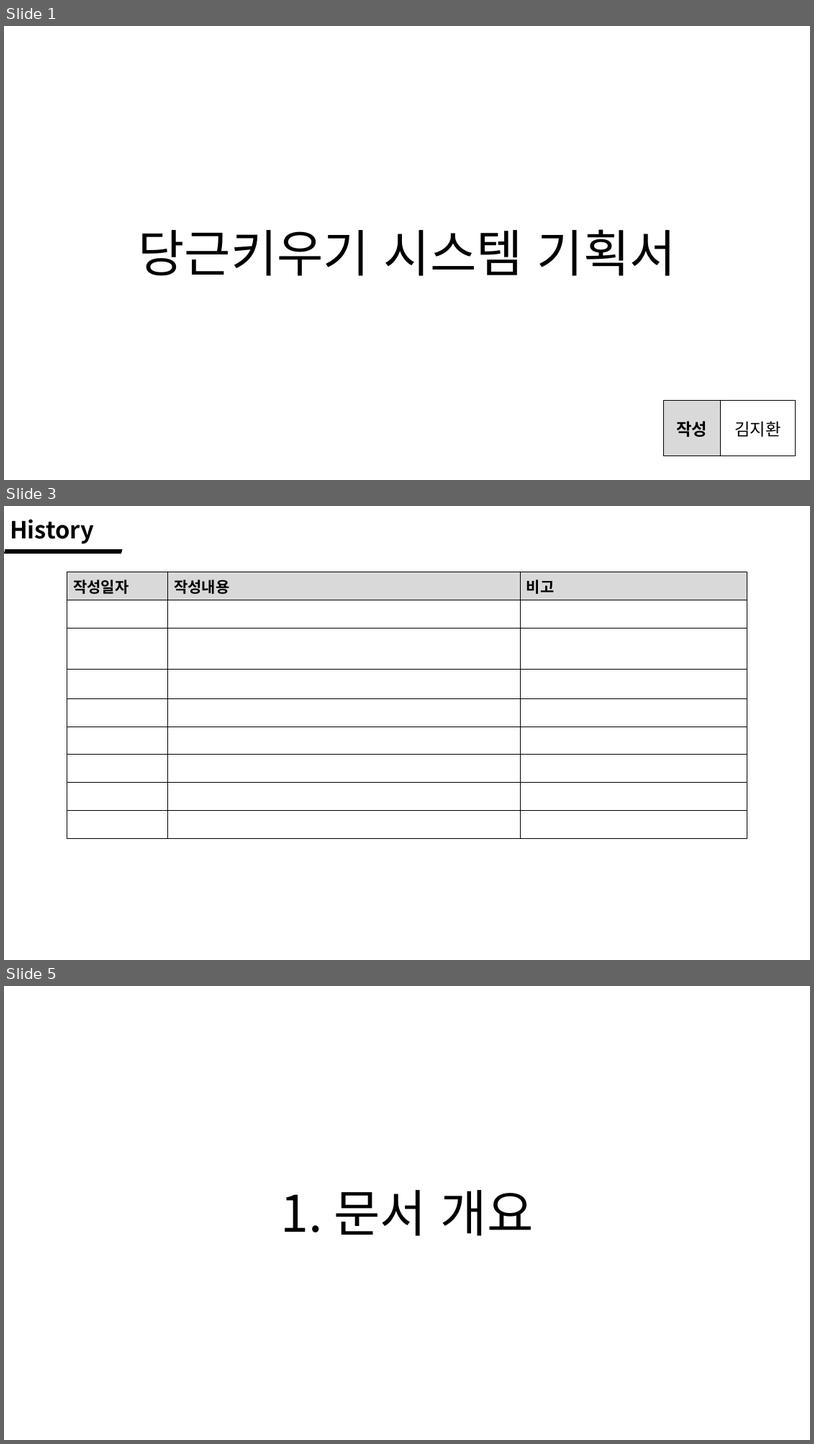
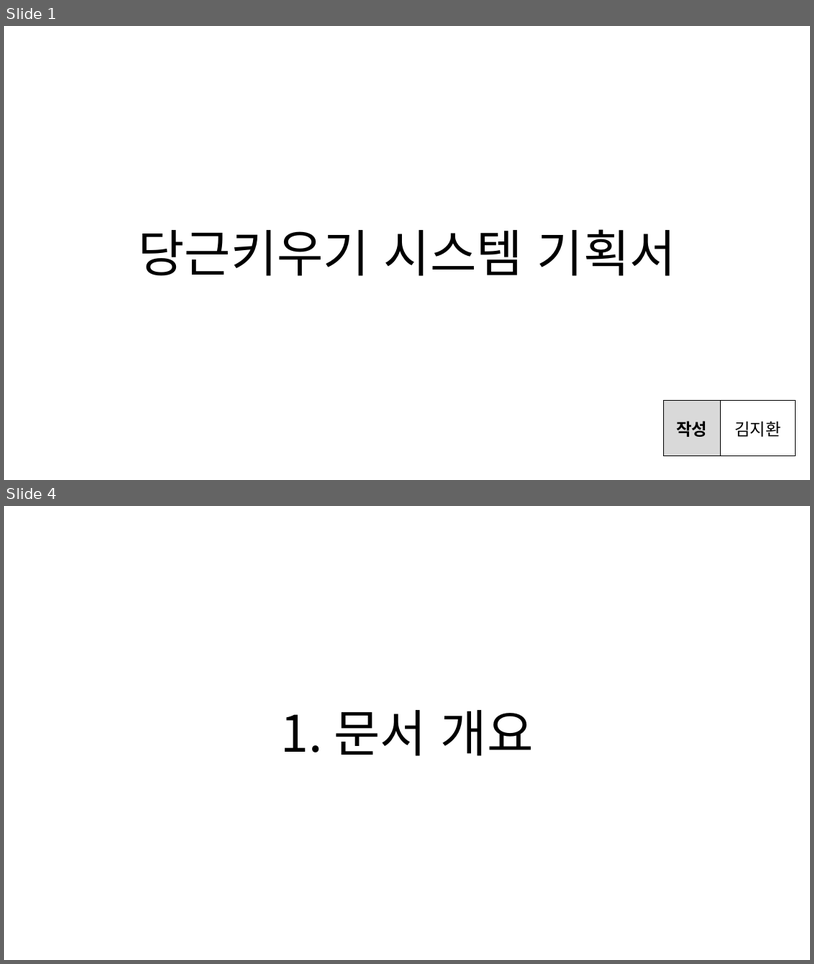
Before and after one commit to wlrud753/CarryCarrot, a slide deck: 기획서/당근키우기 시스템.pptx. Shown one above the other, each under a label of ours: slides 1, 3 and 5 before the commit, slides 1 and 4 after it; the slides between them are not shown. The pictures are 814x1444 and 814x964 pixels, drawn with LibreOffice and Linux fonts; fonts in the diff are those of the drawing. Boxes give left, top, right and bottom in pixels: in the first picture for what was removed or moved away, otherwise in the second. Text is boxed around its words. In the diff, an @@ line names an element or a change of style, - is before the commit and + after.

```diff
--- a/기획서/당근키우기 시스템.pptx
+++ b/기획서/당근키우기 시스템.pptx
@@ slide 3 removed at [4,506,810,960], background #FFFFFF @@
@@ text removed at [10,519,94,544] @@
-History
@@ parallelogram removed at [4,549,123,554] @@
@@ table removed at [67,572,748,812], 9 rows, 3 columns @@
-작성일자 | 작성내용 | 비고
- |  | 
- |  | 
- |  | 
- |  | 
- |  | 
- |  | 
- |  | 
- |  | 
@@ what was slide 5 is now slide 4 @@
```
Also in this commit, not shown: 6 slides changed, 3 slides added.
